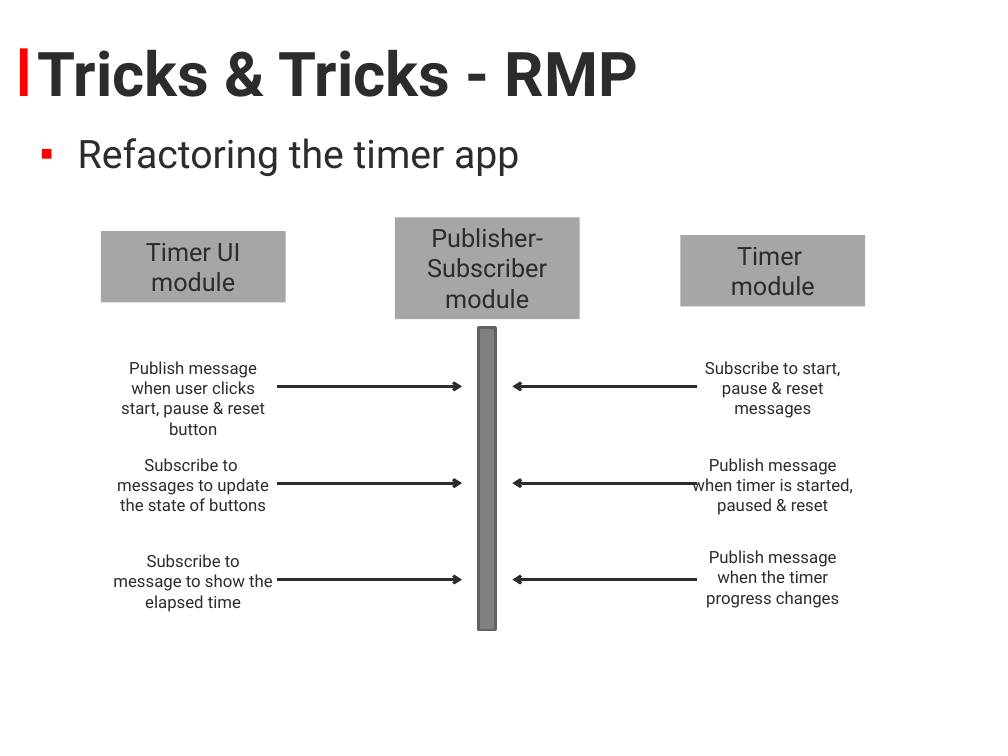
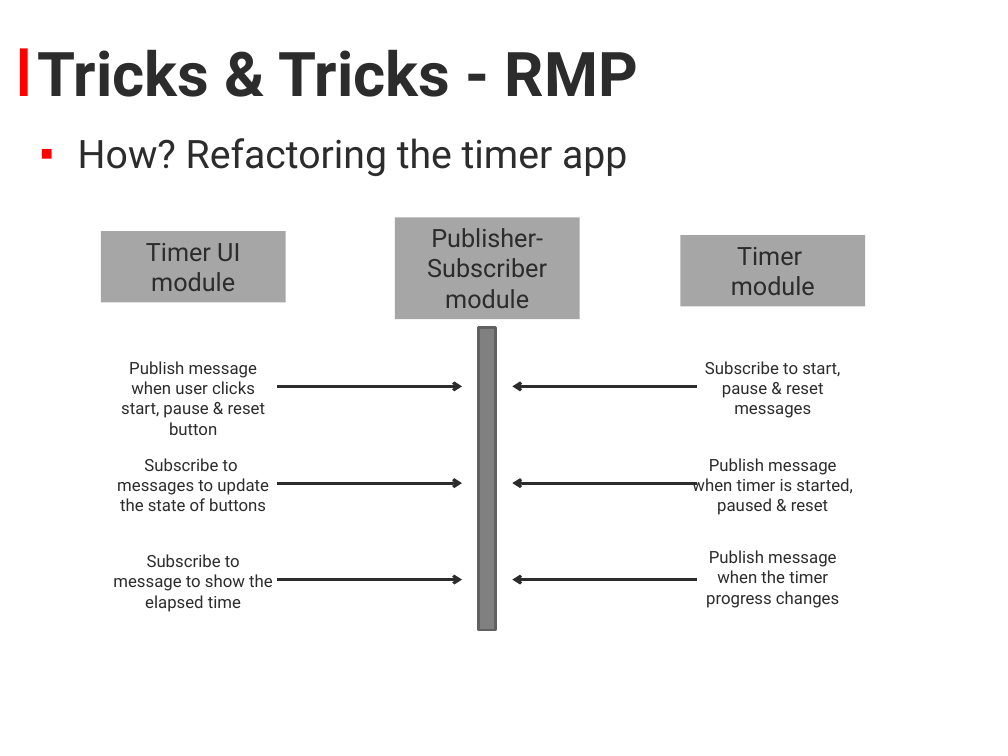
Before and after one commit to KyorCode/Bootcamp2013, a slide deck: slide 5 of Bootcamp_2013_Javascript.pptx. Drawn at 1008x756 pixels with LibreOffice and Linux fonts; fonts in the diff are those of the drawing; background and template pictures are left out. Boxes give left, top, right and bottom in pixels: in the first picture for what was removed or moved away, otherwise in the second. Text is boxed around its words. In the diff, an @@ line names an element or a change of style, - is before the commit and + after.

```diff
--- a/Bootcamp_2013_Javascript.pptx
+++ b/Bootcamp_2013_Javascript.pptx
@@ text at [78, 138, 627, 176]: text changed @@
-▪ Refactoring the timer app
+▪ How? Refactoring the timer app
```
Also in this commit, not shown: 3 other slides changed, 1 slide added, 3 other files.
